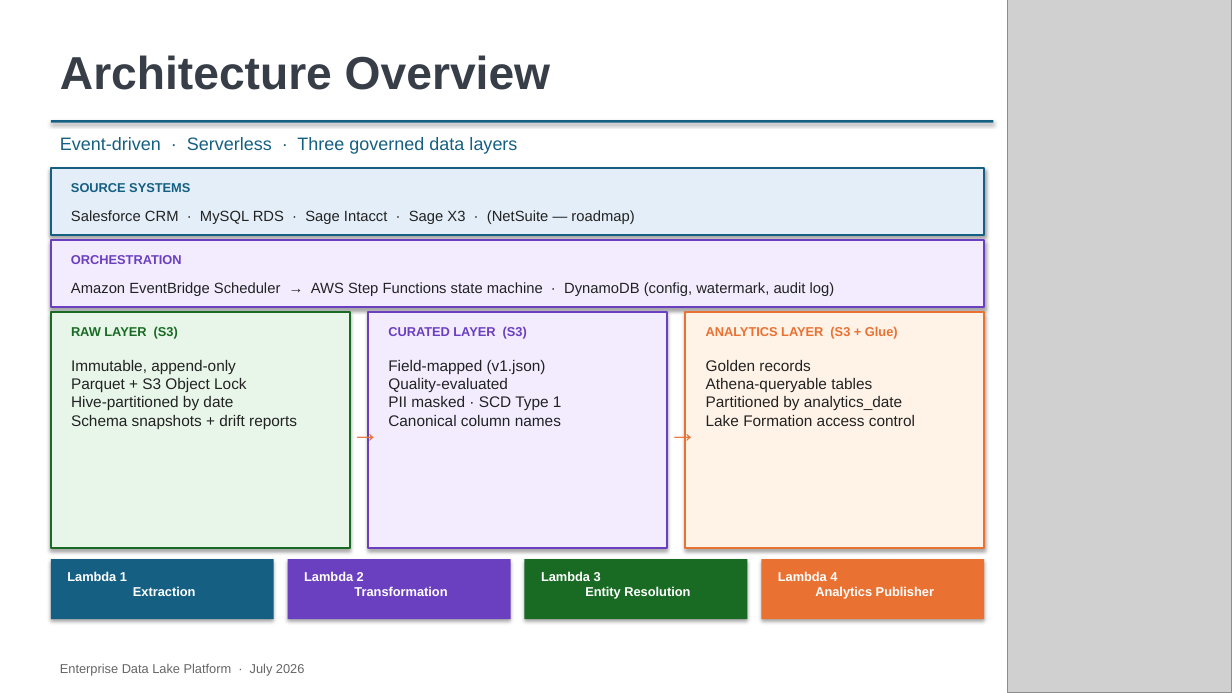
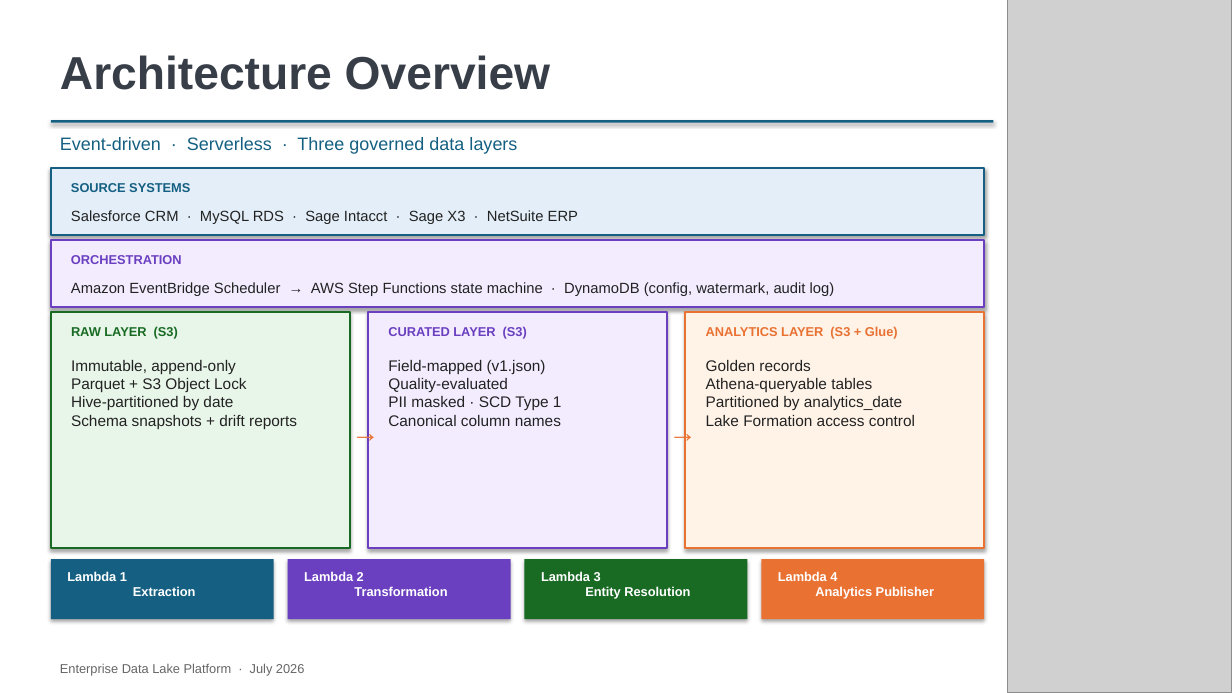
Before and after one commit to deepnarayan-sierradev/DataLake, a slide deck: slide 4 of Enterprise_Data_Lake_Platform_v2.pptx. Drawn at 1232x693 pixels with LibreOffice and Linux fonts; fonts in the diff are those of the drawing; grey boxes stand for pictures. Boxes give left, top, right and bottom in pixels: in the first picture for what was removed or moved away, otherwise in the second. Text is boxed around its words. In the diff, an @@ line names an element or a change of style, - is before the commit and + after.

```diff
--- a/Enterprise_Data_Lake_Platform_v2.pptx
+++ b/Enterprise_Data_Lake_Platform_v2.pptx
@@ text at [71,210,578,224]: text changed @@
-Salesforce CRM · MySQL RDS · Sage Intacct · Sage X3 · (NetSuite — roadmap)
+Salesforce CRM · MySQL RDS · Sage Intacct · Sage X3 · NetSuite ERP
```
Also in this commit, not shown: 8 other slides changed, 1 other file.
